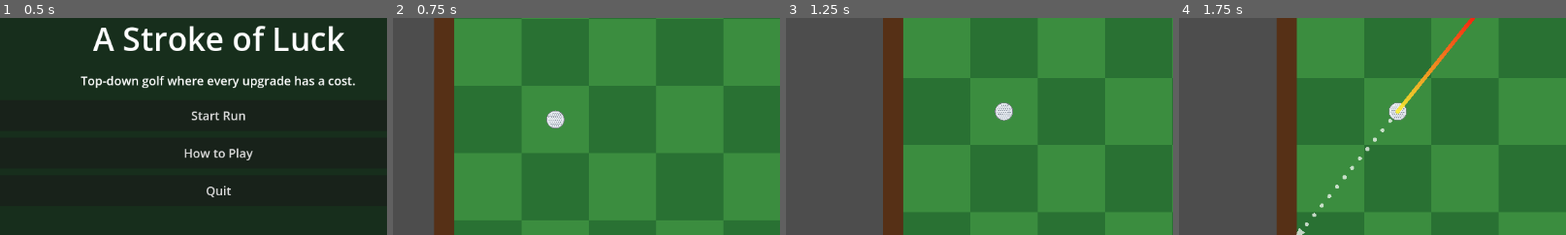
Above: before the commit, frames 1-4 (left to right).
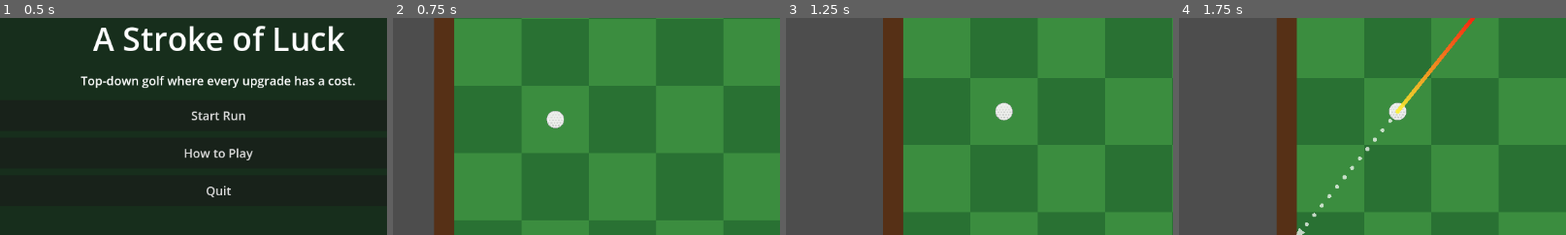
Above: after the commit, the same moments.

Repository: SirInfinite/a-stroke-of-luck
Game: Godot game, scene res://scenes/title_screen.tscn
Two runs of this game, one before a commit and one after it. Both use one fixed random seed, a clock stepped at 60 frames per second and the inputs below.
Inputs (mouse positions are % of the whole screen's width and height, from its top left):
- Up to frame 1 (0.5 s): no input
- Up to frame 2 (0.75 s): click "Start Run" at 0.5 s
- Up to frame 3 (1.25 s): no input
- Up to frame 4 (1.75 s): tap Enter at 1.25 s; drag from (50, 50) to (60, 28) at 1.27 s
The pictures show only the part of the screen within x 22-72%, y 29-78%; the shares and areas given below are measured in that part.

Frame 1 is identical in both runs. In frame 2, 0.1% of the frame differs, in the area x 39-45%, y 42-51%; in frame 3, 0.1%; in frame 4, less than 0.1%.

Commit message:
Refine ball visuals, scale hole and reorganize assets
Moved material assets into assets/materials and added a reference image and audio_manager UID. Enhanced golf_ball.gd: adjusted outline, dimple radius and spacing; added DIMPLE_COLORS and _dimple_color_for_position for vertical color variation; tweaked circle layers and honeycomb placement for improved visuals. Updated level_builder.gd: introduced HOLE_SCALE and FLAG_OFFSET, scaled hole collision and depth rings, and adjusted flag geometry/positioning.

These changes improve ball rendering and hole/flag sizing while keeping assets organized.

Diff:
--- a/scripts/golf_ball.gd
+++ b/scripts/golf_ball.gd
@@ -28,9 +28,17 @@
 const POWER_HIGH_COLOR := Color(1.0, 0.12, 0.05, 0.95)
 const TRAJECTORY_COLOR := Color(1.0, 1.0, 1.0, 0.72)
 const BALL_VISUAL_RADIUS := 12.4
-const BALL_OUTLINE_RADIUS := 13.5
-const DIMPLE_RADIUS := 0.9
-const DIMPLE_GRID_SPACING := 3.05
+const BALL_OUTLINE_RADIUS := 13.1
+const DIMPLE_RADIUS := 1.45
+const DIMPLE_GRID_SPACING := 4.45
+const DIMPLE_COLORS := [
+	Color(0.76, 0.77, 0.76, 0.24),
+	Color(0.71, 0.72, 0.72, 0.27),
+	Color(0.66, 0.67, 0.67, 0.30),
+	Color(0.61, 0.62, 0.62, 0.32),
+	Color(0.56, 0.57, 0.57, 0.34),
+	Color(0.51, 0.52, 0.52, 0.36)
+]
 
 var selected := false
 var sunk := false
@@ -65,11 +73,10 @@
 	for child in ball_art.get_children():
 		child.free()
 
-	_add_ball_circle(BALL_OUTLINE_RADIUS, Color(0.48, 0.5, 0.53, 1.0))
-	_add_ball_circle(BALL_VISUAL_RADIUS, Color(0.91, 0.93, 0.95, 1.0))
-	_add_ball_circle(11.2, Color(0.78, 0.8, 0.84, 0.16), Vector2(1.8, 2.1))
-	_add_ball_circle(8.8, Color(1.0, 1.0, 1.0, 0.17), Vector2(-2.6, -2.8))
-	_add_ball_circle(5.3, Color(1.0, 1.0, 1.0, 0.1), Vector2(-4.2, -4.0))
+	_add_ball_circle(BALL_OUTLINE_RADIUS, Color(0.63, 0.65, 0.66, 0.95))
+	_add_ball_circle(BALL_VISUAL_RADIUS, Color(0.94, 0.945, 0.935, 1.0))
+	_add_ball_circle(11.7, Color(1.0, 1.0, 0.98, 0.12), Vector2(-0.8, -0.9))
+	_add_ball_circle(11.4, Color(0.76, 0.77, 0.76, 0.08), Vector2(0.7, 1.2))
 	_add_honeycomb_dimples()
 
 
@@ -84,15 +91,15 @@
 func _add_honeycomb_dimples() -> void:
 	var row_spacing := DIMPLE_GRID_SPACING * sqrt(3.0) * 0.5
 	var row_index := 0
-	var y := -BALL_VISUAL_RADIUS + DIMPLE_GRID_SPACING
-
-	while y <= BALL_VISUAL_RADIUS - DIMPLE_GRID_SPACING:
+	var y := -BALL_VISUAL_RADIUS + DIMPLE_GRID_SPACING * 0.42
+
+	while y <= BALL_VISUAL_RADIUS - DIMPLE_GRID_SPACING * 0.42:
 		var x_offset := 0.0 if row_index % 2 == 0 else DIMPLE_GRID_SPACING * 0.5
-		var x := -BALL_VISUAL_RADIUS + DIMPLE_GRID_SPACING + x_offset
-
-		while x <= BALL_VISUAL_RADIUS - DIMPLE_GRID_SPACING:
+		var x := -BALL_VISUAL_RADIUS + DIMPLE_GRID_SPACING * 0.45 + x_offset
+
+		while x <= BALL_VISUAL_RADIUS - DIMPLE_GRID_SPACING * 0.45:
 			var dimple_position := Vector2(x, y)
-			if dimple_position.length() <= BALL_VISUAL_RADIUS - DIMPLE_RADIUS - 0.35:
+			if dimple_position.length() <= BALL_VISUAL_RADIUS - DIMPLE_RADIUS * 0.15:
 				_add_dimple(dimple_position)
 			x += DIMPLE_GRID_SPACING
 
@@ -104,8 +111,14 @@
 	var dimple := Polygon2D.new()
 	dimple.position = dimple_position
 	dimple.polygon = _rounded_hex_polygon(DIMPLE_RADIUS)
-	dimple.color = Color(0.5, 0.54, 0.59, 0.92)
+	dimple.color = _dimple_color_for_position(dimple_position)
 	ball_art.add_child(dimple)
+
+
+func _dimple_color_for_position(dimple_position: Vector2) -> Color:
+	var vertical_t := clampf((dimple_position.y + BALL_VISUAL_RADIUS) / (BALL_VISUAL_RADIUS * 2.0), 0.0, 0.999)
+	var color_index := clampi(floori(vertical_t * float(DIMPLE_COLORS.size())), 0, DIMPLE_COLORS.size() - 1)
+	return DIMPLE_COLORS[color_index]
 
 
 func _on_input_event(_viewport: Viewport, event: InputEvent, _shape_idx: int) -> void:
--- a/scripts/level_builder.gd
+++ b/scripts/level_builder.gd
@@ -13,6 +13,8 @@
 const GREEN_DARK := Color(0.232, 0.554, 0.248, 1.0)
 const GREEN_DARKER := Color(0.161, 0.447, 0.201, 1.0)
 const BORDER_BROWN := Color(0.34, 0.19, 0.09)
+const HOLE_SCALE := 0.75
+const FLAG_OFFSET := Vector2(-7.0, 7.0)
 
 var level_root: Node2D
 
@@ -132,7 +134,7 @@
 
 	var collision := CollisionShape2D.new()
 	var shape := CircleShape2D.new()
-	shape.radius = 28.0
+	shape.radius = 28.0 * HOLE_SCALE
 	collision.shape = shape
 	area.add_child(collision)
 
@@ -145,10 +147,10 @@
 		Color(0.02, 0.018, 0.015, 1.0)
 	]
 	var ring_sizes := [
-		Vector2(44.0, 28.0),
-		Vector2(38.0, 24.0),
-		Vector2(32.0, 20.0),
-		Vector2(27.0, 17.0)
+		Vector2(44.0, 28.0) * HOLE_SCALE,
+		Vector2(38.0, 24.0) * HOLE_SCALE,
+		Vector2(32.0, 20.0) * HOLE_SCALE,
+		Vector2(27.0, 17.0) * HOLE_SCALE
 	]
 
 	for i in range(ring_sizes.size()):
@@ -161,7 +163,7 @@
 
 func _create_hole_flag(pos: Vector2) -> void:
 	var flag_root := Node2D.new()
-	flag_root.position = pos
+	flag_root.position = pos + FLAG_OFFSET
 	level_root.add_child(flag_root)
 
 	var segment_height := 14.0
@@ -179,9 +181,9 @@
 
 	var flag := Polygon2D.new()
 	flag.polygon = PackedVector2Array([
-		Vector2(0.0, stem_top),
-		Vector2(48.0, stem_top + 13.0),
-		Vector2(0.0, stem_top + 26.0)
+		Vector2(3.0, stem_top),
+		Vector2(51.0, stem_top + 13.0),
+		Vector2(3.0, stem_top + 26.0)
 	])
 	flag.color = Color(0.9, 0.03, 0.03)
 	flag_root.add_child(flag)
@@ -189,7 +191,7 @@
 	var separator := Line2D.new()
 	separator.width = 3.0
 	separator.default_color = Color(0.32, 0.0, 0.0)
-	separator.points = PackedVector2Array([Vector2(0.0, stem_top), Vector2(0.0, stem_top + 26.0)])
+	separator.points = PackedVector2Array([Vector2(4.0, stem_top), Vector2(4.0, stem_top + 26.0)])
 	flag_root.add_child(separator)
 
 
Renamed: assets/green.tres -> assets/materials/green.tres
Renamed: assets/red.tres -> assets/materials/red.tres
Binary file added: assets/references/gbREF.png
Not shown, added: scripts/audio_manager.gd.uid
